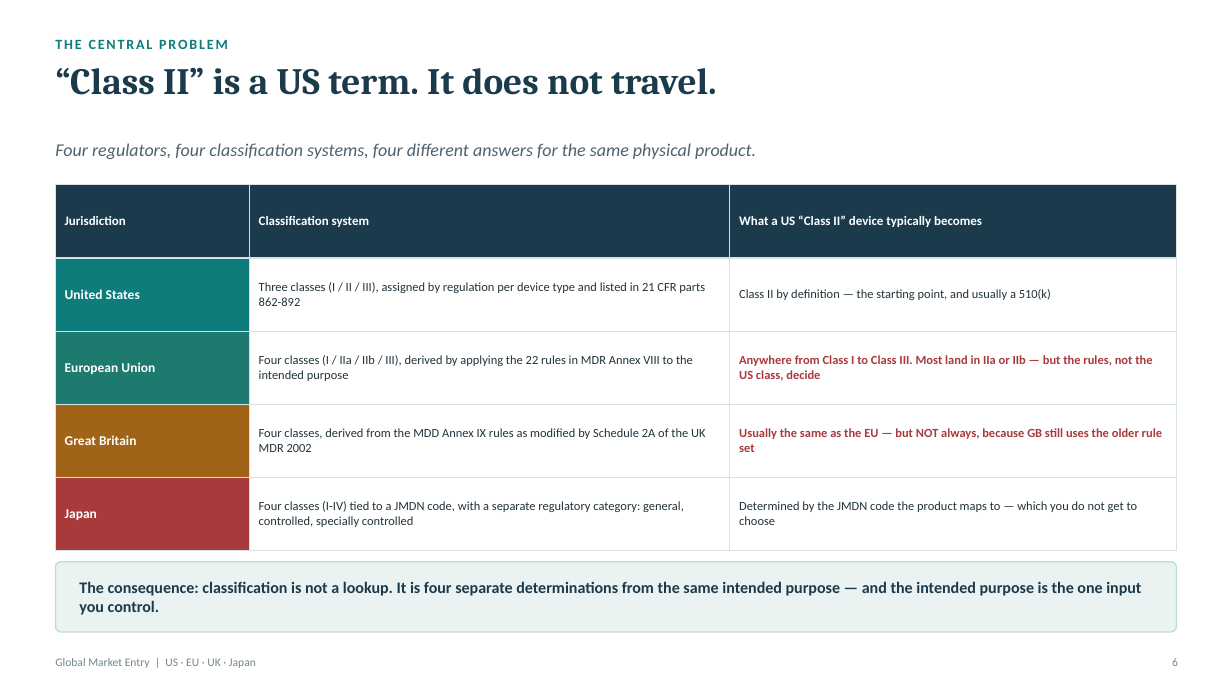
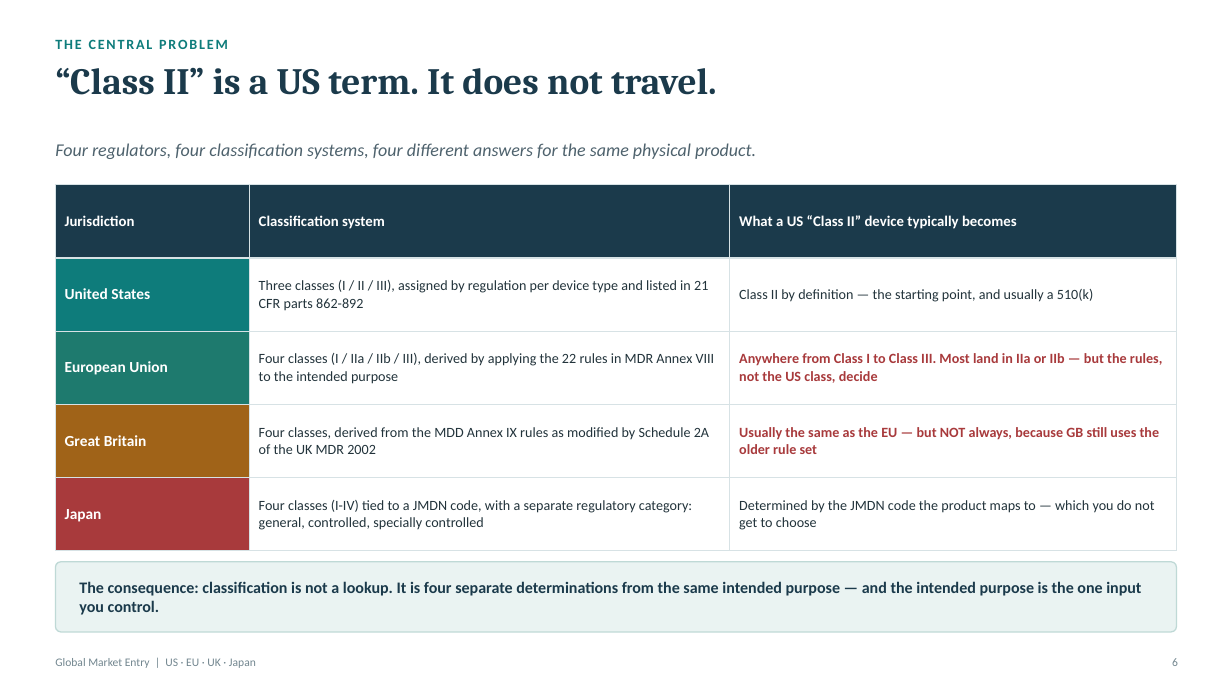
Before and after one commit to Jordantelder/my-website, a slide deck: slide 6 of seminars/global-market-entry/Global_Market_Entry_Seminar.pptx. Drawn at 1232x693 pixels with LibreOffice and Linux fonts; fonts in the diff are those of the drawing. Boxes give left, top, right and bottom in pixels: in the first picture for what was removed or moved away, otherwise in the second. Text is boxed around its words. In the diff, an @@ line names an element or a change of style, - is before the commit and + after.

```diff
--- a/seminars/global-market-entry/Global_Market_Entry_Seminar.pptx
+++ b/seminars/global-market-entry/Global_Market_Entry_Seminar.pptx
@@ table at bbox=[55, 185, 1177, 534] @@
@@ size 10.1 to 11.5 pt in "Jurisdiction", "Classification system", "What a US “Class II” device typically ..." @@
@@ size 10.6 to 12 pt in "United States", "European Union", "Great Britain", "Japan" @@
@@ size 9.7 to 11 pt in "Three classes (I / II / III), ...", "Class II by definition — the starting ...", "Four classes (I / IIa / IIb ...", "Anywhere from Class I to Class III. ..." and 4 more places @@
```
Also in this commit, not shown: 11 other slides changed, 2 other files.
